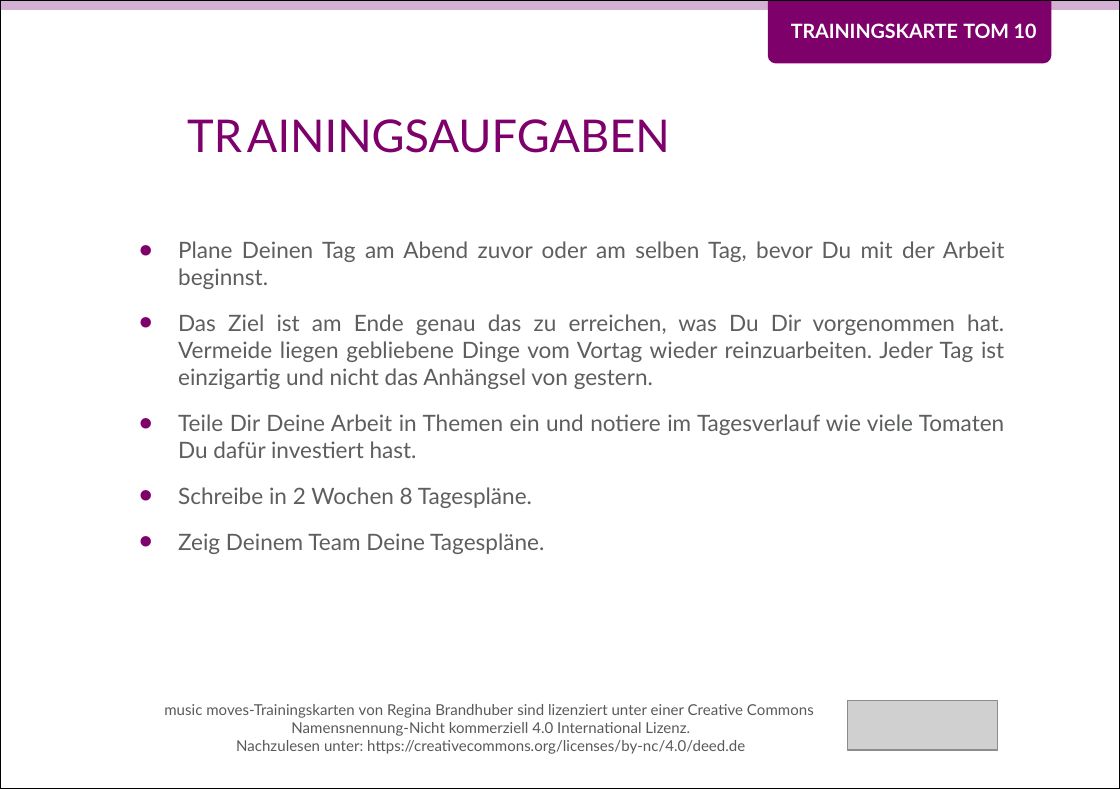
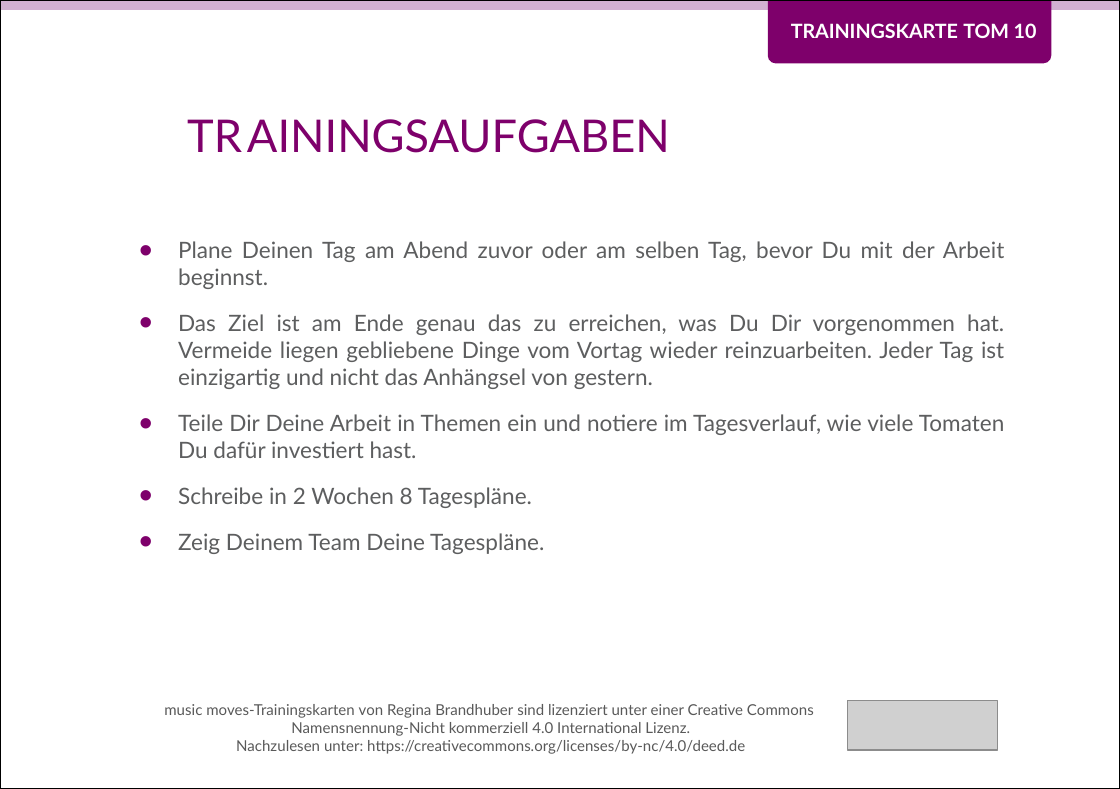
Before and after one commit to Teamtool/training-materials, a slide deck: slide 2 of training-cards/music moves/Tomatoes (TOM)/ger/apprentice/ger_TOM_10_Alles_Tomate_MM_A.pptx. Drawn at 1120x789 pixels with LibreOffice and Linux fonts; fonts in the diff are those of the drawing; grey boxes stand for pictures; background and template pictures are left out. Boxes give left, top, right and bottom in pixels: in the first picture for what was removed or moved away, otherwise in the second. Text is boxed around its words. In the diff, an @@ line names an element or a change of style, - is before the commit and + after.

```diff
--- a/training-cards/music moves/Tomatoes (TOM)/ger/apprentice/ger_TOM_10_Alles_Tomate_MM_A.pptx
+++ b/training-cards/music moves/Tomatoes (TOM)/ger/apprentice/ger_TOM_10_Alles_Tomate_MM_A.pptx
@@ text at [178,414,1004,458]: text changed @@
-• Teile Dir Deine Arbeit in Themen ein und notiere im Tagesverlauf wie viele Tomaten Du dafür investiert hast.
+• Teile Dir Deine Arbeit in Themen ein und notiere im Tagesverlauf, wie viele Tomaten Du dafür investiert hast.
```
Also in this commit, not shown: 1 other slide changed, 1 other file.
